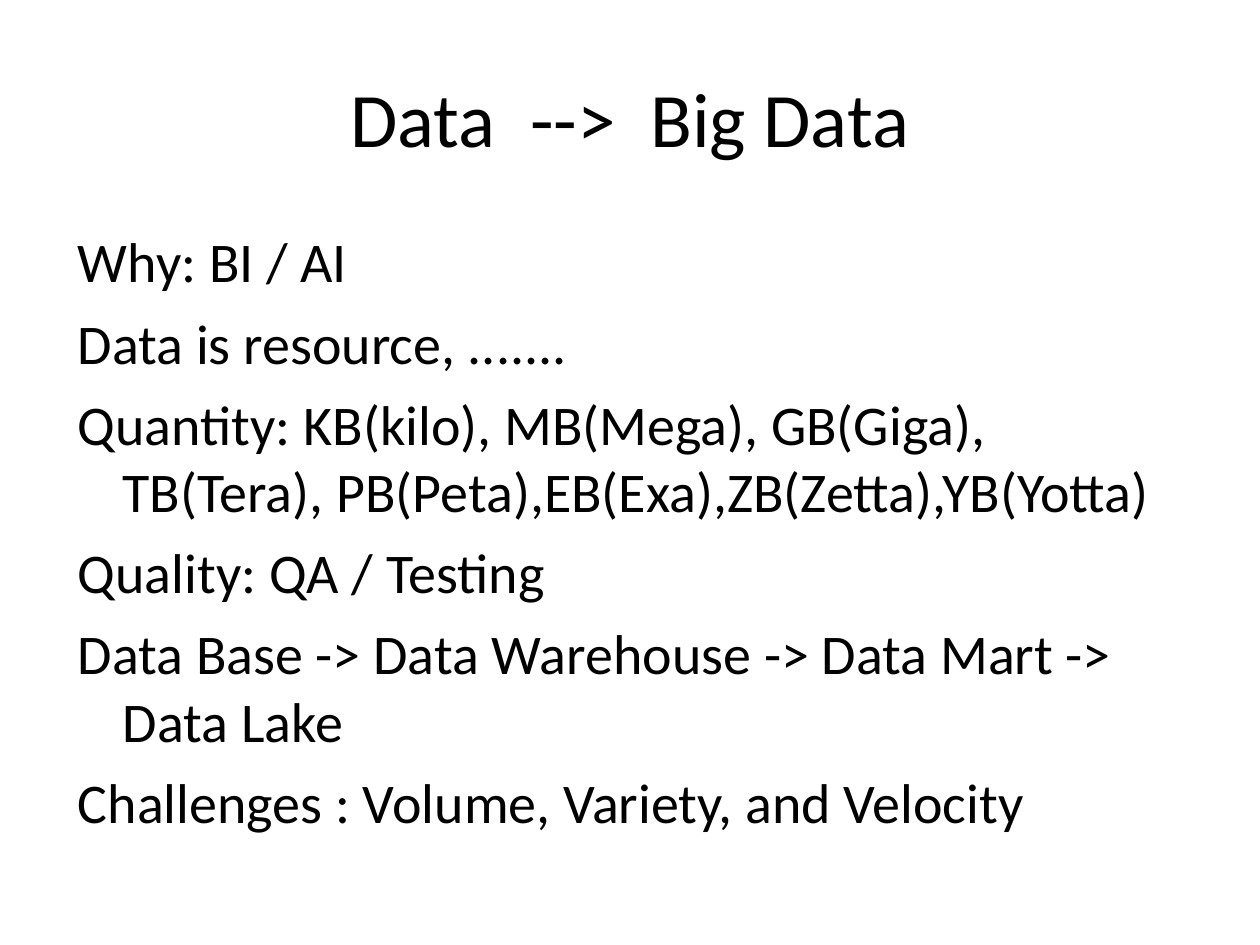
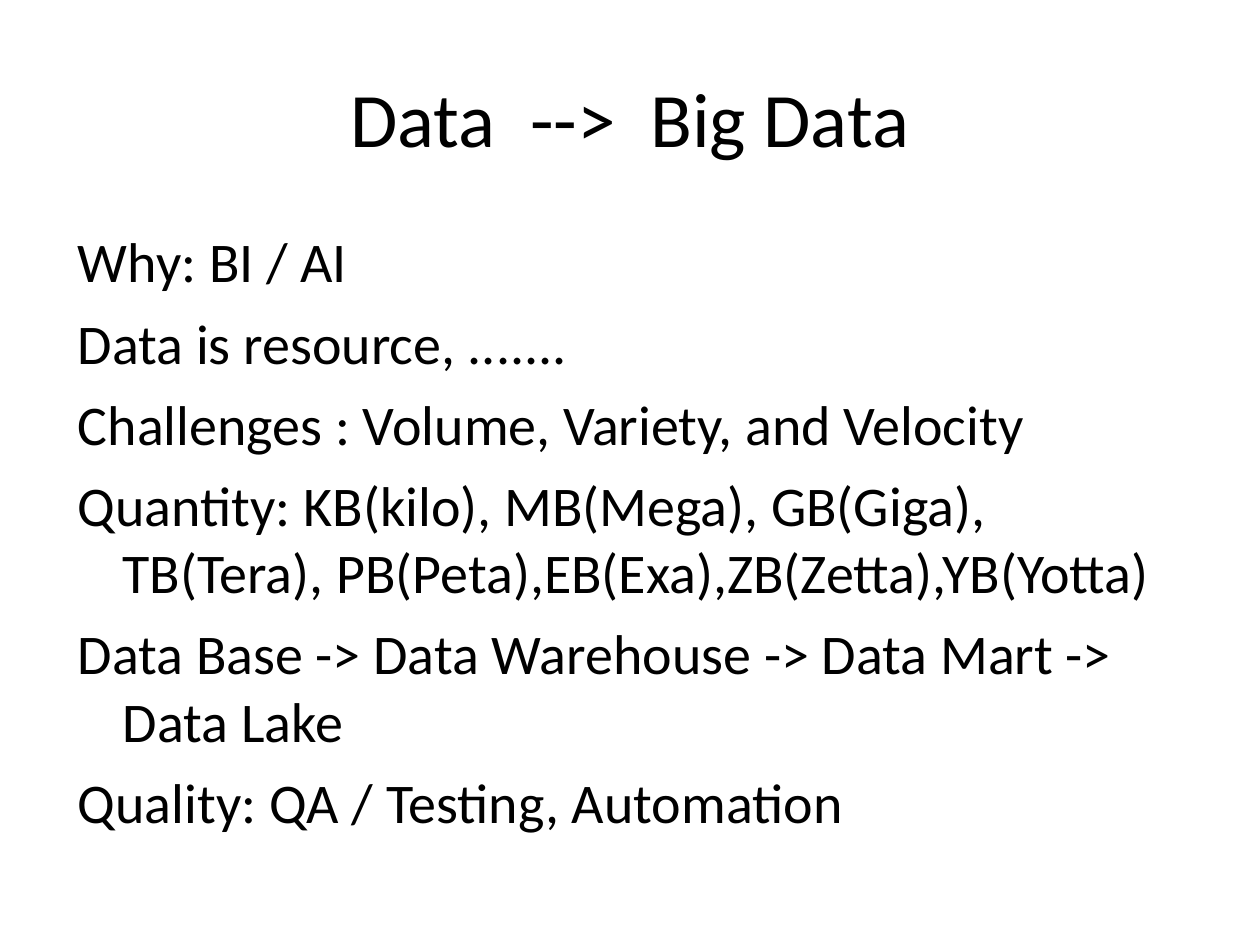
Before and after one commit to robin3795/Data, a slide deck: slide 3 of BigDataETL.ppt. Drawn at 1260x945 pixels with LibreOffice and Linux fonts; fonts in the diff are those of the drawing. Boxes give left, top, right and bottom in pixels: in the first picture for what was removed or moved away, otherwise in the second. Text is boxed around its words. In the diff, an @@ line names an element or a change of style, - is before the commit and + after.

```diff
--- a/BigDataETL.ppt
+++ b/BigDataETL.ppt
@@ text at (78, 406, 1024, 455): paragraph added @@
+Challenges : Volume, Variety, and Velocity
@@ text at (78, 554, 544, 603): paragraph removed @@
-Quality: QA / Testing
@@ text at (78, 784, 843, 833): text changed @@
-Challenges : Volume, Variety, and Velocity
+Quality: QA / Testing, Automation
```
Also in this commit, not shown: 8 other slides changed, 1 slide added, 1 slide removed, 1 other file.
